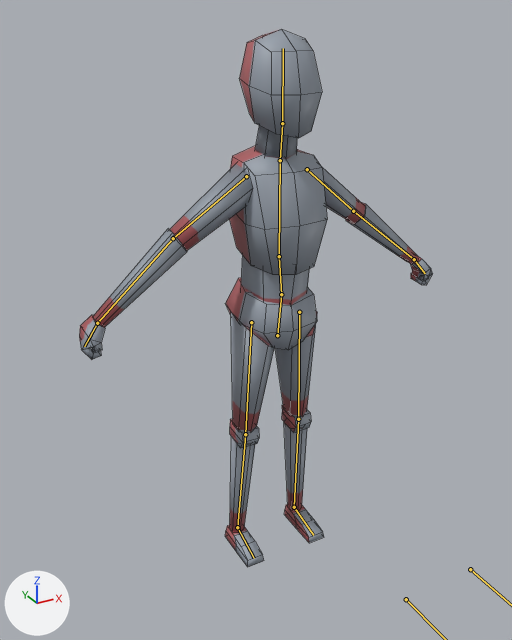
Renders of the Blender file games/cat_adventure/assets/raw/human.blend from each side of a commit.
Both versions are drawn from a 50 mm lens placed at (-1.143, -1.914, 1.926), pointed at (-0.05, 0.073, 0.933). Lighting does not change. The marker at lower left points along +X, +Y and +Z. The bones that bend it are drawn over the model as lines. Mesh edges are drawn as thin lines.

Objects in the first picture: 'Human.001'.
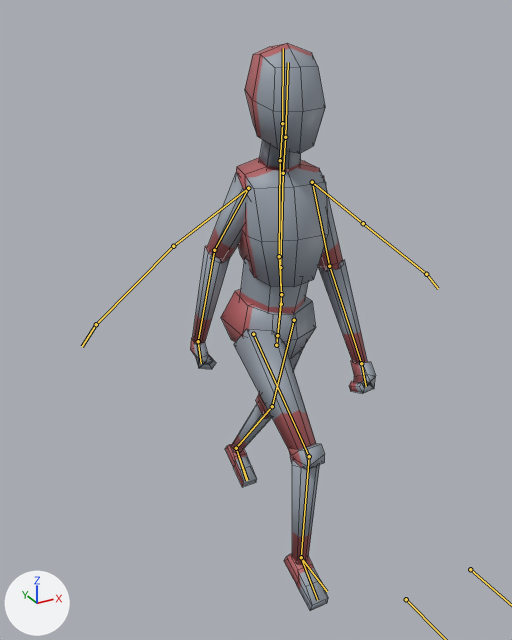
The newer file adds an action. The first version stands in its rest pose; the second is drawn at frame 14 of the action 'WalkBaked'.

What differs and where, as boxes (x1, y1, x2, y2) in the pictures (512 x 640 px):
'Human.001', posed (47% narrower)
    before: (79, 29, 433, 567)
    after: (190, 43, 376, 611)
bone 'Hips', root to tip
    before: (277, 335) to (281, 294)
    after: (276, 345) to (281, 304)
bone 'Navel', root to tip
    before: (281, 294) to (279, 256)
    after: (281, 304) to (280, 267)
bone 'Spine', root to tip
    before: (279, 256) to (280, 160)
    after: (280, 267) to (283, 173)
bone 'Head', root to tip
    before: (282, 123) to (283, 48)
    after: (285, 137) to (288, 62)
bone 'UpperArm.L', root to tip
    before: (307, 169) to (353, 211)
    after: (312, 183) to (329, 266)
bone 'LowerArm.L', root to tip
    before: (353, 211) to (414, 259)
    after: (329, 266) to (361, 363)
bone 'UpperArm.R', root to tip
    before: (246, 176) to (173, 238)
    after: (248, 188) to (214, 250)
bone 'LowerArm.R', root to tip
    before: (173, 238) to (97, 323)
    after: (214, 250) to (198, 341)
bone 'Hand.R', root to tip
    before: (97, 323) to (84, 346)
    after: (198, 341) to (201, 363)
bone 'UpperLeg.L', root to tip
    before: (299, 312) to (298, 419)
    after: (294, 320) to (272, 406)
bone 'LowerLeg.L', root to tip
    before: (298, 419) to (294, 507)
    after: (272, 406) to (236, 448)
bone 'UpperLeg.R', root to tip
    before: (251, 322) to (245, 434)
    after: (253, 334) to (309, 456)
bone 'LowerLeg.R', root to tip
    before: (245, 434) to (237, 527)
    after: (309, 456) to (301, 557)
bone 'Foot.R', root to tip
    before: (237, 527) to (254, 558)
    after: (301, 557) to (317, 600)

Edits to the bpy script that builds the scene:
```text
Change bone_hips:
    where bone_hips = bpy.data.objects['Armature'].pose.bones['Hips']  # child of 'Root'
    bone_hips.location: (0.0, 0.0, 0.0) -> (0.0, -0.04, -0.001)
    bone_hips.rotation_quaternion: (1.0, 0.0, 0.0, 0.0) -> (0.994, -0.006, 0.105, -0.018)  # degrees (0, 0, 0) -> degrees (-1, 12, -2)
Change bone_navel:
    where bone_navel = bpy.data.objects['Armature'].pose.bones['Navel']  # child of 'Hips'
    bone_navel.rotation_quaternion: (1.0, 0.0, 0.0, 0.0) -> (0.999, 0.049, 0.0, 0.0)  # degrees (0, 0, 0) -> degrees (6, 0, 0)
Change bone_spine:
    where bone_spine = bpy.data.objects['Armature'].pose.bones['Spine']  # child of 'Navel'
    bone_spine.rotation_quaternion: (1.0, 0.0, 0.0, 0.0) -> (0.986, -0.028, -0.164, 0.011)  # degrees (0, 0, 0) -> degrees (-4, -19, 2)
Change bone_head:
    where bone_head = bpy.data.objects['Armature'].pose.bones['Head']  # child of 'Neck'
    bone_head.rotation_quaternion: (1.0, 0.0, 0.0, 0.0) -> (0.999, 0.015, 0.032, -0.002)  # degrees (0, 0, 0) -> degrees (2, 4, 0)
Change bone_upperarm_l:
    where bone_upperarm_l = bpy.data.objects['Armature'].pose.bones['UpperArm.L']  # child of 'Spine'
    bone_upperarm_l.location: (0.0, 0.0, 0.0) -> (0.001, 0.001, 0.002)
    bone_upperarm_l.rotation_quaternion: (1.0, 0.0, 0.0, 0.0) -> (0.936, 0.235, -0.037, -0.259)  # degrees (0, 0, 0) -> degrees (27, 3, -30)
Change bone_lowerarm_l:
    where bone_lowerarm_l = bpy.data.objects['Armature'].pose.bones['LowerArm.L']  # child of 'UpperArm.L'
    bone_lowerarm_l.rotation_quaternion: (1.0, 0.0, 0.0, 0.0) -> (0.989, 0.079, -0.061, 0.108)  # degrees (0, 0, 0) -> degrees (8, -8, 12)
Change bone_upperarm_r:
    where bone_upperarm_r = bpy.data.objects['Armature'].pose.bones['UpperArm.R']  # child of 'Spine'
    bone_upperarm_r.rotation_quaternion: (1.0, 0.0, 0.0, 0.0) -> (0.926, -0.004, -0.137, 0.353)  # degrees (0, 0, 0) -> degrees (-6, -15, 42)
Change bone_lowerarm_r:
    where bone_lowerarm_r = bpy.data.objects['Armature'].pose.bones['LowerArm.R']  # child of 'UpperArm.R'
    bone_lowerarm_r.rotation_quaternion: (1.0, 0.0, 0.0, 0.0) -> (0.992, 0.021, 0.032, -0.124)  # degrees (0, 0, 0) -> degrees (2, 4, -14)
Change bone_hand_r:
    where bone_hand_r = bpy.data.objects['Armature'].pose.bones['Hand.R']  # child of 'LowerArm.R'
    bone_hand_r.rotation_quaternion: (1.0, 0.0, 0.0, 0.0) -> (0.993, 0.12, -0.005, -0.007)  # degrees (0, 0, 0) -> degrees (14, 0, -1)
Change bone_upperleg_l:
    where bone_upperleg_l = bpy.data.objects['Armature'].pose.bones['UpperLeg.L']  # child of 'Hips'
    bone_upperleg_l.rotation_quaternion: (1.0, 0.0, 0.0, 0.0) -> (0.984, -0.012, 0.103, 0.145)  # degrees (0, 0, 0) -> degrees (0, 12, 17)
Change bone_lowerleg_l:
    where bone_lowerleg_l = bpy.data.objects['Armature'].pose.bones['LowerLeg.L']  # child of 'UpperLeg.L'
    bone_lowerleg_l.rotation_quaternion: (1.0, 0.0, 0.0, 0.0) -> (0.989, -0.002, 0.0, 0.148)  # degrees (0, 0, 0) -> degrees (0, 0, 17)
Change bone_upperleg_r:
    where bone_upperleg_r = bpy.data.objects['Armature'].pose.bones['UpperLeg.R']  # child of 'Hips'
    bone_upperleg_r.rotation_quaternion: (1.0, 0.0, 0.0, 0.0) -> (0.904, 0.052, 0.058, 0.421)  # degrees (0, 0, 0) -> degrees (8, 4, 50)
Change bone_lowerleg_r:
    where bone_lowerleg_r = bpy.data.objects['Armature'].pose.bones['LowerLeg.R']  # child of 'UpperLeg.R'
    bone_lowerleg_r.rotation_quaternion: (1.0, 0.0, 0.0, 0.0) -> (0.902, -0.006, 0.0, -0.432)  # degrees (0, 0, 0) -> degrees (-1, 0, -51)
Change bone_foot_r:
    where bone_foot_r = bpy.data.objects['Armature'].pose.bones['Foot.R']  # child of 'LowerLeg.R'
    bone_foot_r.rotation_quaternion: (1.0, 0.0, 0.0, 0.0) -> (0.978, -0.062, -0.015, 0.2)  # degrees (0, 0, 0) -> degrees (-7, 0, 23)
```
